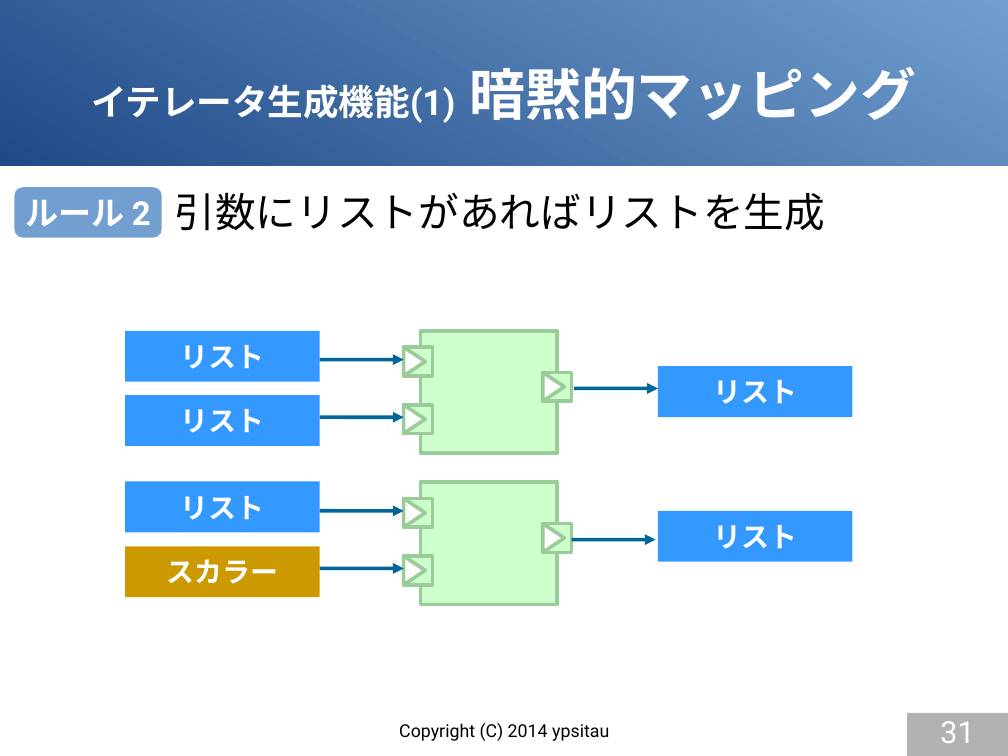
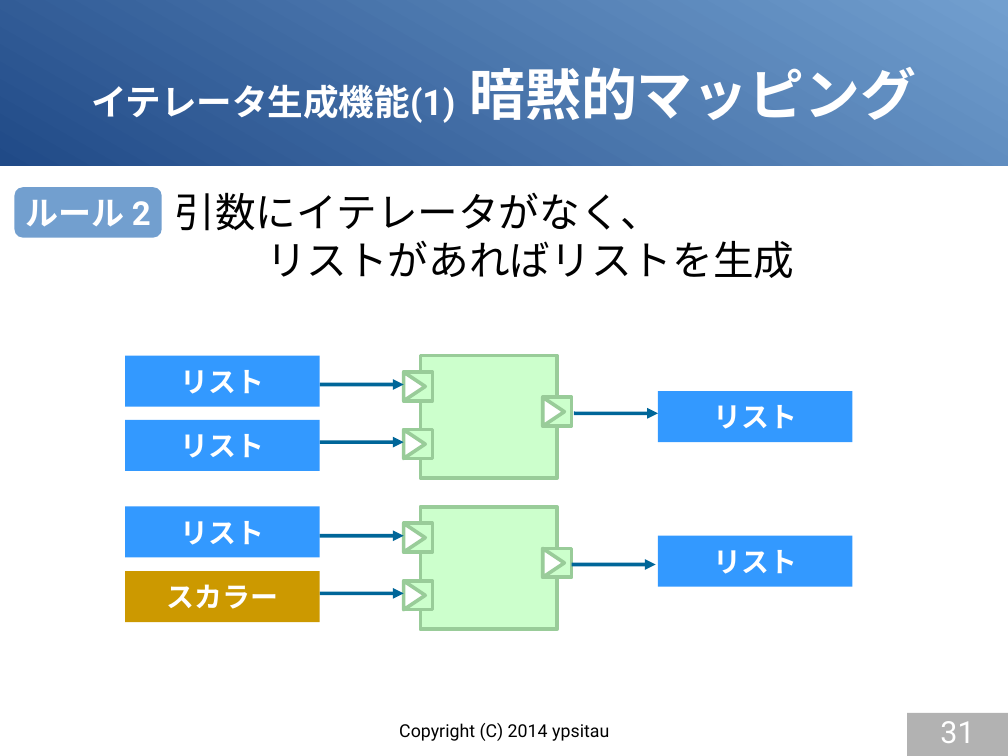
Before and after one commit to gura-lang/gura-doc, a slide deck: slide 31 of presentation/gura-introduction.odp. Drawn at 1008x756 pixels with LibreOffice and Linux fonts; fonts in the diff are those of the drawing. Boxes give left, top, right and bottom in pixels: in the first picture for what was removed or moved away, otherwise in the second. Text is boxed around its words. In the diff, an @@ line names an element or a change of style, - is before the commit and + after.

Commit message:
updated presentation

```diff
--- a/presentation/gura-introduction.odp
+++ b/presentation/gura-introduction.odp
@@ text at [175,192,794,278]: text changed @@
-引数にリストがあればリストを生成
+引数にイテレータがなく、
+リストがあればリストを生成
@@ 14 rectangles, 6 triangles, 6 arrows: place and size @@
-14 rectangles, 6 triangles, 6 arrows at [125,331,853,605]
+14 rectangles, 6 triangles, 6 arrows at [125,356,853,629]
```
Also in this commit, not shown: 2 other slides changed.
